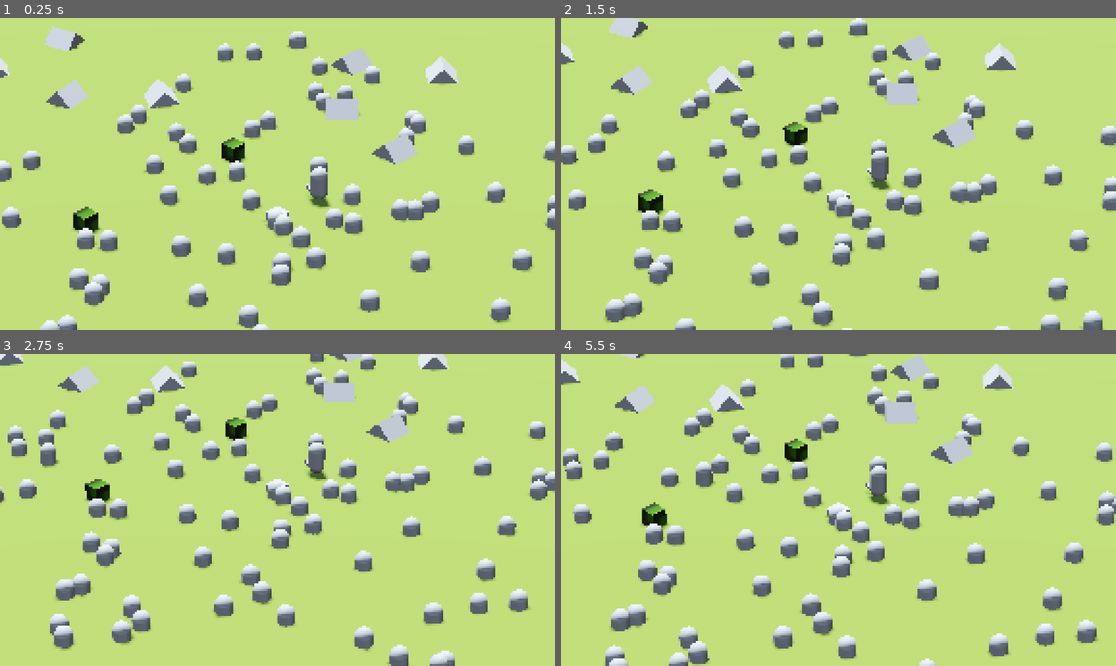
Above: before the commit, frames 1-4 (two rows, left to right).
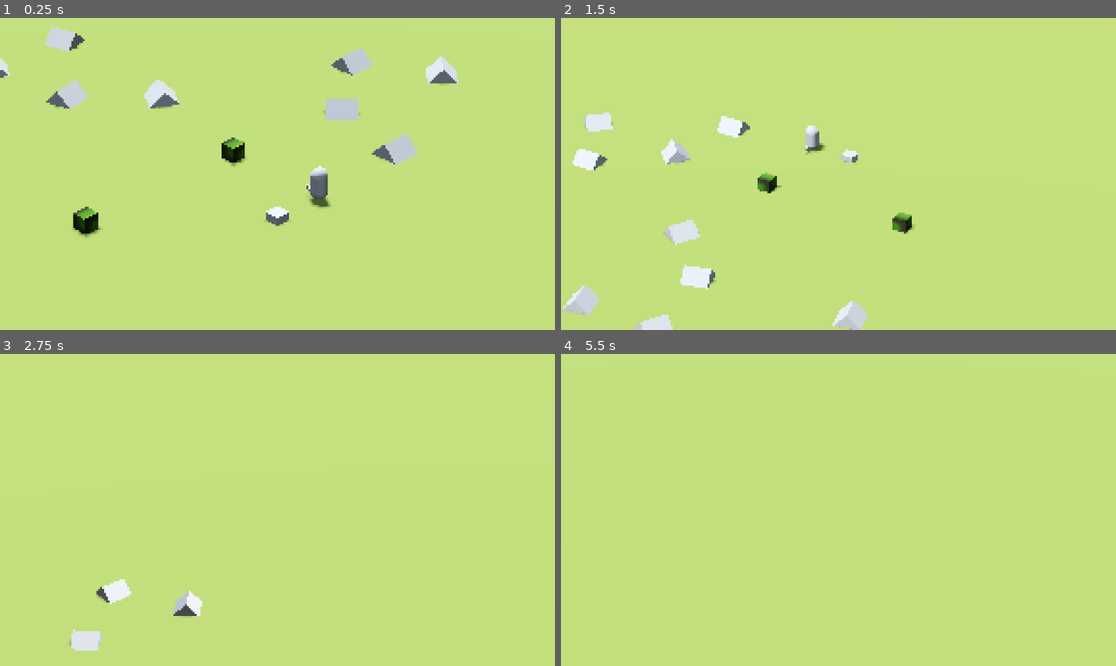
Above: after the commit, the same moments.

Repository: jalejr/Incrememental
Game: Godot game, scene res://main.tscn
Two runs of this game, one before a commit and one after it. Both use one fixed random seed, a clock stepped at 60 frames per second and the inputs below. The engine's default icon, where the game draws it, is replaced by a stand-in: a white triangle on a blue panel in a dark square.
Inputs (mouse positions are in pixels of both pictures, inside the frame that each line leads up to):
- Up to frame 1 (0.25 s): no input
- Up to frame 2 (1.5 s): tap Enter (enter) at 0.5 s; move the mouse to (960, 158) at 0.52 s; hold E (rotate_right, bound only after the commit) 0.53-1.28 s; hold Mouse wheel up (camera_zoom_in, bound only after the commit) 0.53-1.28 s; click (960, 158) at 0.67 s; tap Mouse wheel down (camera_zoom_out, bound only after the com… at 0.8, 1.35 s; move the mouse to (727, 189) at 1.27 s; hold S (backward) from 1.28 s (still down); click (727, 189) at 1.42 s
- Up to frame 3 (2.75 s): tap Mouse wheel up (camera_zoom_in, bound only after the commit) at 1.55 s; move the mouse to (333, 441) at 2.02 s; release S (backward) at 2.03 s; hold E (rotate_right, bound only after the commit) from 2.03 s (still down); hold Mouse wheel down (camera_zoom_out, bound only after the com… from 2.03 s (still down); tap Enter (enter) at 2.1 s; click (333, 441) at 2.17 s
- Up to frame 4 (5.5 s): move the mouse to (810, 572) at 2.77 s; release E (rotate_right, bound only after the commit) at 2.78 s; release Mouse wheel down (camera_zoom_out, bound only after the com… at 2.78 s; hold W (forward) 2.78-3.53 s; click (810, 572) at 2.85 s; tap Mouse wheel up (camera_zoom_in, bound only after the commit) at 3.05, 4.55 s; move the mouse to (1005, 556) at 3.52 s; hold Mouse wheel up (camera_zoom_in, bound only after the commit) 3.53-4.28 s; hold Q (rotate_left, bound only after the commit) 3.53-5.03 s; click (1005, 556) at 3.67 s; tap Mouse wheel down (camera_zoom_out, bound only after the com… at 3.8, 4.35 s; move the mouse to (672, 463) at 4.27 s; click (672, 463) at 4.42 s; move the mouse to (866, 510) at 5.02 s; hold S (backward) from 5.03 s (still down); hold Mouse wheel down (camera_zoom_out, bound only after the com… from 5.03 s (still down); tap G at 5.1 s; click (866, 510) at 5.17 s

The runs differ from the first frame. In frame 1, 9.9% of the frame differs, in the area x 0-100%, y 4-100%; in frame 2, 18%, in the area x 0-100%, y 0-100%; in frame 3, 16%; in frame 4, 16%.
Error in both runs: Cannot call method 'storage_buffer_create' on a null value. (res://compositor/scripts/edge_detection_compositor.gd:20)

Commit message:
Many QoL for camera

Diff:
--- a/main.tscn
+++ b/main.tscn
@@ -1,8 +1,7 @@
-[gd_scene load_steps=20 format=3 uid="uid://dn3qkyl5xdal6"]
+[gd_scene load_steps=19 format=3 uid="uid://dn3qkyl5xdal6"]
 
 [ext_resource type="Script" uid="uid://bkbvkwgc6q28e" path="res://main.gd" id="1_0xm2m"]
 [ext_resource type="Script" uid="uid://wlibnqq7ntfj" path="res://compositor/scripts/edge_detection_compositor.gd" id="2_1bvp3"]
-[ext_resource type="Script" uid="uid://b66e3yeftst0b" path="res://test.gd" id="2_5vw27"]
 [ext_resource type="PackedScene" uid="uid://csssssdgdx5ml" path="res://rts_camera/rts_camera.tscn" id="3_h2yge"]
 [ext_resource type="PackedScene" uid="uid://dyua7qihkpsby" path="res://resources/gold.tscn" id="5_lquwl"]
 [ext_resource type="PackedScene" uid="uid://cs0djqyjiehg" path="res://units/scavenger.tscn" id="6_7mycd"]
@@ -60,7 +59,6 @@
 metadata/_edit_lock_ = true
 
 [node name="Node3D" type="Node3D" parent="."]
-script = ExtResource("2_5vw27")
 
 [node name="SubViewportContainer" type="SubViewportContainer" parent="Node3D"]
 texture_filter = 1
--- a/project.godot
+++ b/project.godot
@@ -65,3 +65,25 @@
 , Object(InputEventKey,"resource_local_to_scene":false,"resource_name":"","device":-1,"window_id":0,"alt_pressed":false …(186 unchanged characters)…
 ]
 }
+rotate_left={
+"deadzone": 0.2,
+"events": [Object(InputEventKey,"resource_local_to_scene":false,"resource_name":"","device":-1,"window_id":0,"alt_pressed":false,"shift_pressed":false,"ctrl_pressed":false,"meta_pressed":false,"pressed":false,"keycode":0,"physical_keycode":81,"key_label":0,"unicode":113,"location":0,"echo":false,"script":null)
+]
+}
+rotate_right={
+"deadzone": 0.2,
+"events": [Object(InputEventKey,"resource_local_to_scene":false,"resource_name":"","device":-1,"window_id":0,"alt_pressed":false,"shift_pressed":false,"ctrl_pressed":false,"meta_pressed":false,"pressed":false,"keycode":0,"physical_keycode":69,"key_label":0,"unicode":101,"location":0,"echo":false,"script":null)
+]
+}
+camera_zoom_in={
+"deadzone": 0.2,
+"events": [Object(InputEventMouseButton,"resource_local_to_scene":false,"resource_name":"","device":-1,"window_id":0,"alt_pressed":false,"shift_pressed":false,"ctrl_pressed":false,"meta_pressed":false,"button_mask":0,"position":Vector2(0, 0),"global_position":Vector2(0, 0),"factor":1.0,"button_index":4,"canceled":false,"pressed":false,"double_click":false,"script":null)
+, Object(InputEventKey,"resource_local_to_scene":false,"resource_name":"","device":-1,"window_id":0,"alt_pressed":false,"shift_pressed":false,"ctrl_pressed":false,"meta_pressed":false,"pressed":false,"keycode":0,"physical_keycode":61,"key_label":0,"unicode":61,"location":0,"echo":false,"script":null)
+]
+}
+camera_zoom_out={
+"deadzone": 0.2,
+"events": [Object(InputEventMouseButton,"resource_local_to_scene":false,"resource_name":"","device":-1,"window_id":0,"alt_pressed":false,"shift_pressed":false,"ctrl_pressed":false,"meta_pressed":false,"button_mask":0,"position":Vector2(0, 0),"global_position":Vector2(0, 0),"factor":1.0,"button_index":5,"canceled":false,"pressed":false,"double_click":false,"script":null)
+, Object(InputEventKey,"resource_local_to_scene":false,"resource_name":"","device":-1,"window_id":0,"alt_pressed":false,"shift_pressed":false,"ctrl_pressed":false,"meta_pressed":false,"pressed":false,"keycode":0,"physical_keycode":45,"key_label":0,"unicode":45,"location":0,"echo":false,"script":null)
+]
+}
--- a/rts_camera/rts_camera.gd
+++ b/rts_camera/rts_camera.gd
@@ -4,9 +4,14 @@
 const CAMERA_PAN_MARGIN: float = 5.0 # pixels
 ## exports
 @export var camera_pan_speed: float = 10.0
+@export var camera_rotate_speed: float = 1.0
+@export var camera_zoom_speed: float = 4.0
 ## public vars
 ## private vars
 var _camera_pan_direction: Vector3 = Vector3.ZERO
+var _camera_zoom_direction: Vector3 = Vector3.ZERO
+var _camera_rotate_direction: Vector3 = Vector3.ZERO
+
 ## onready vars
 @onready var camera_3d: Camera3D = $Camera3D
 
@@ -16,27 +21,54 @@
 
 
 func _process(delta: float) -> void:
-	get_camera_pan_mouse_direction(delta)
-	get_camera_pan_keyboard_direction(delta)
-	_apply_velocity()
+	get_camera_pan_mouse_direction()
+	get_camera_pan_keyboard_direction()
+	get_camera_rotate_direction()
+	_apply_velocity(delta)
+
+
+func _input(event: InputEvent) -> void:
+	if event.is_action_pressed("camera_zoom_in"):
+		_camera_zoom_direction -= Vector3(0.0, 0.0, 1.0)
+	if event.is_action_pressed("camera_zoom_out"):
+		_camera_zoom_direction += Vector3(0.0, 0.0, 1.0)
 
 
 ## public methods
-func get_camera_pan_mouse_direction(delta: float) -> void:
+func get_camera_pan_mouse_direction() -> void:
 	if Input.get_mouse_mode() != Input.MOUSE_MODE_CONFINED:
 		return
 
 	var mouse_pos: Vector2 = get_viewport().get_mouse_position()
 	var viewport_size: Vector2 = get_viewport().get_visible_rect().size
-	if mouse_pos.x < CAMERA_PAN_MARGIN: _camera_pan_direction.x = -1 * delta
-	if mouse_pos.y < CAMERA_PAN_MARGIN: _camera_pan_direction.z = -1 * delta
-	if mouse_pos.x > viewport_size.x - CAMERA_PAN_MARGIN: _camera_pan_direction.x = 1 * delta
-	if mouse_pos.y > viewport_size.y - CAMERA_PAN_MARGIN: _camera_pan_direction.z = 1 * delta
+	if mouse_pos.x < CAMERA_PAN_MARGIN: _camera_pan_direction.x += -1
+	if mouse_pos.y < CAMERA_PAN_MARGIN: _camera_pan_direction.z += -1
+	if mouse_pos.x > viewport_size.x - CAMERA_PAN_MARGIN: _camera_pan_direction.x += 1
+	if mouse_pos.y > viewport_size.y - CAMERA_PAN_MARGIN: _camera_pan_direction.z += 1
 
 
-func get_camera_pan_keyboard_direction(delta: float) -> void:
+func get_camera_pan_keyboard_direction() -> void:
 	var input_direction = Input.get_vector("left", "right", "forward", "backward")
-	_camera_pan_direction = Vector3(input_direction.x, 0.0, input_direction.y) * delta
+	_camera_pan_direction += Vector3(input_direction.x, 0.0, input_direction.y)
+
+
+func get_camera_rotate_direction() -> void:
+	if Input.is_action_pressed("rotate_left"):
+		_camera_rotate_direction -= Vector3(0.0, 1.0, 0.0)
+	if Input.is_action_pressed("rotate_right"):
+		_camera_rotate_direction += Vector3(0.0, 1.0, 0.0)
+
+
+func get_camera_pan_velocity() -> Vector3:
+	return _camera_pan_direction * camera_pan_speed
+
+
+func get_camera_zoom_velocity() -> Vector3:
+	return _camera_zoom_direction * (camera_zoom_speed * 100)
+
+
+func get_camera_rotate_velocity() -> Vector3:
+	return _camera_rotate_direction * camera_rotate_speed
 
 ## private methods
 func _setup_camera(camera: Camera3D) -> void:
@@ -47,8 +79,20 @@
 	camera.translate_object_local(Vector3(0.0,0.0,100.0))
 
 
-func _apply_velocity() -> void:
-	if _camera_pan_direction != Vector3.ZERO:
-		var velocity: Vector3 = _camera_pan_direction * camera_pan_speed
-		translate_object_local(velocity)
-		_camera_pan_direction = Vector3.ZERO
+func _apply_velocity(delta: float) -> void:
+	var pan_velocity: Vector3 = get_camera_pan_velocity() * delta
+	var zoom_velocity: Vector3 = get_camera_zoom_velocity() * delta
+	var rotate_velocity: Vector3 = get_camera_rotate_velocity() * delta
+
+	if pan_velocity != Vector3.ZERO:
+		translate_object_local(pan_velocity)
+
+	if zoom_velocity != Vector3.ZERO:
+		camera_3d.translate_object_local(zoom_velocity)
+
+	if rotate_velocity != Vector3.ZERO:
+		global_rotation.y += rotate_velocity.y
+
+	_camera_pan_direction = lerp(_camera_pan_direction, Vector3.ZERO, 10 * delta)
+	_camera_zoom_direction = lerp(_camera_zoom_direction, Vector3.ZERO, 10 * delta)
+	_camera_rotate_direction = lerp(_camera_rotate_direction, Vector3.ZERO, 10 * delta)
